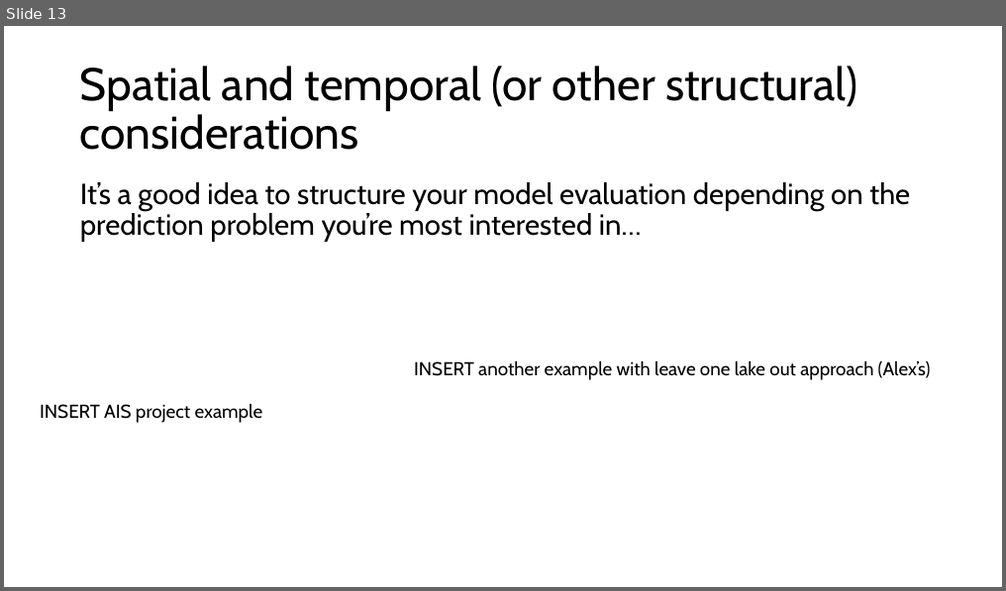
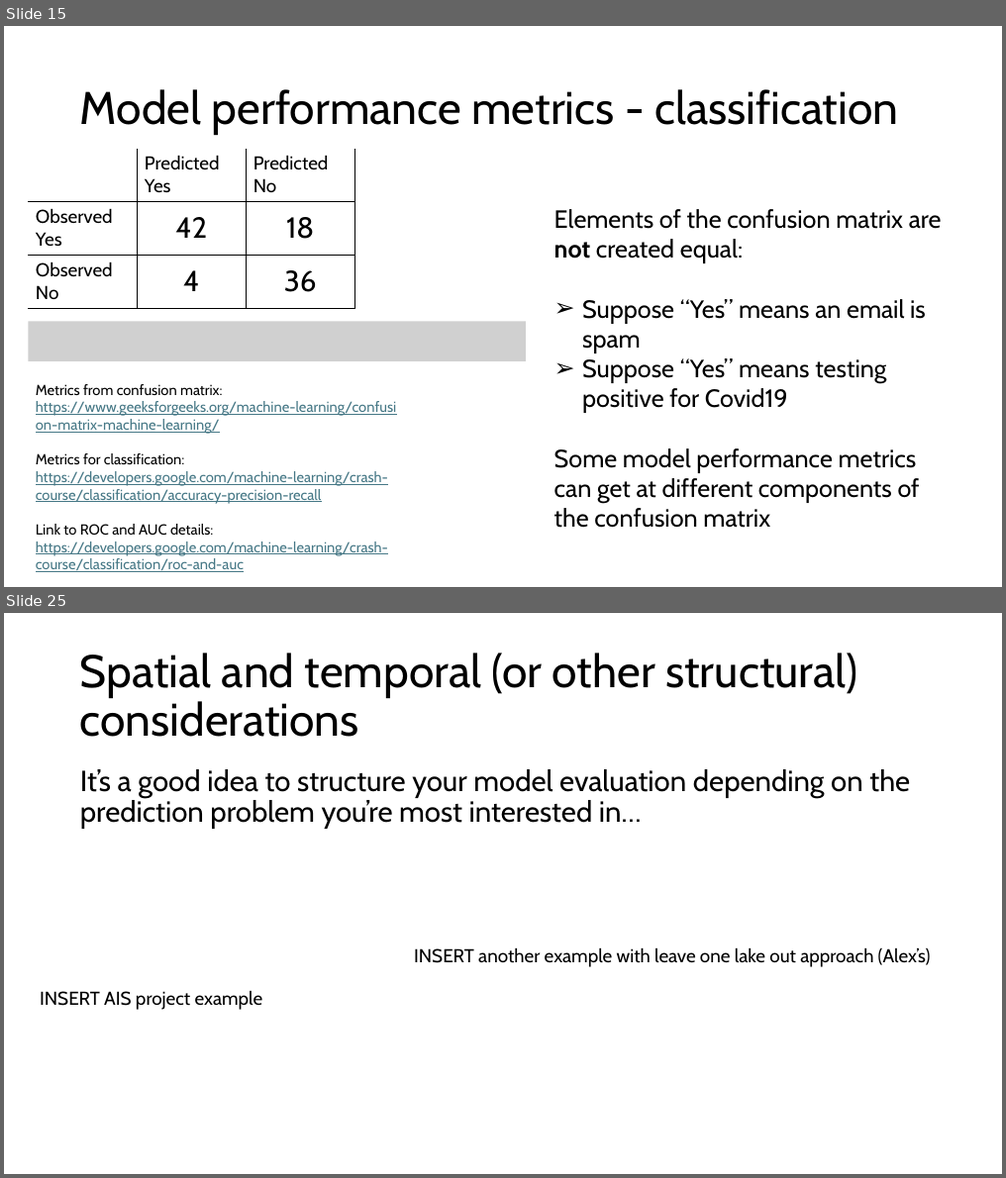
Before and after one commit to grantvagle/ml_methods_workshop, a slide deck: slides/02_model_eval_cv.pptx. Shown one above the other, each under a label of ours: slide 13 before the commit, slides 15 and 25 after it; the slides between them are not shown. The pictures are 1006x591 and 1006x1178 pixels, drawn with LibreOffice and Linux fonts; fonts in the diff are those of the drawing; grey boxes stand for pictures. Boxes give left, top, right and bottom in pixels: in the first picture for what was removed or moved away, otherwise in the second. Text is boxed around its words. In the diff, an @@ line names an element or a change of style, - is before the commit and + after.

```diff
--- a/slides/02_model_eval_cv.pptx
+++ b/slides/02_model_eval_cv.pptx
@@ slide 15 added at bbox=[4, 26, 1002, 587], background #FFFFFF @@
@@ title added at bbox=[80, 89, 898, 135], 44 pt, text #000000 @@
+Model performance metrics - classification
@@ table added at bbox=[28, 149, 353, 306], 3 rows, 3 columns @@
+ | Predicted Yes | Predicted No
+Observed Yes | 42 | 18
+Observed No | 4 | 36
@@ text added at bbox=[554, 209, 942, 528], 24 pt, text #000000 @@
+Elements of the confusion matrix are not created equal:
+➢ Suppose “Yes” means an email is spam
+➢ Suppose “Yes” means testing positive for Covid19
+Some model performance metrics can get at different components of the confusion matrix
@@ picture added at bbox=[28, 322, 526, 363] @@
@@ text added at bbox=[36, 384, 396, 572], 14 pt, text #467886, underline @@
+Metrics from confusion matrix:
+https://www.geeksforgeeks.org/machine-learning/confusion-matrix-machine-learning/
+Metrics for classification:
+https://developers.google.com/machine-learning/crash-course/classification/accuracy-precision-recall
+Link to ROC and AUC details:
+https://developers.google.com/machine-learning/crash-course/classification/roc-and-auc
@@ what was slide 13 is now slide 25 @@
```
Also in this commit, not shown: 4 slides changed, 23 other slides added, 3 slides removed.
